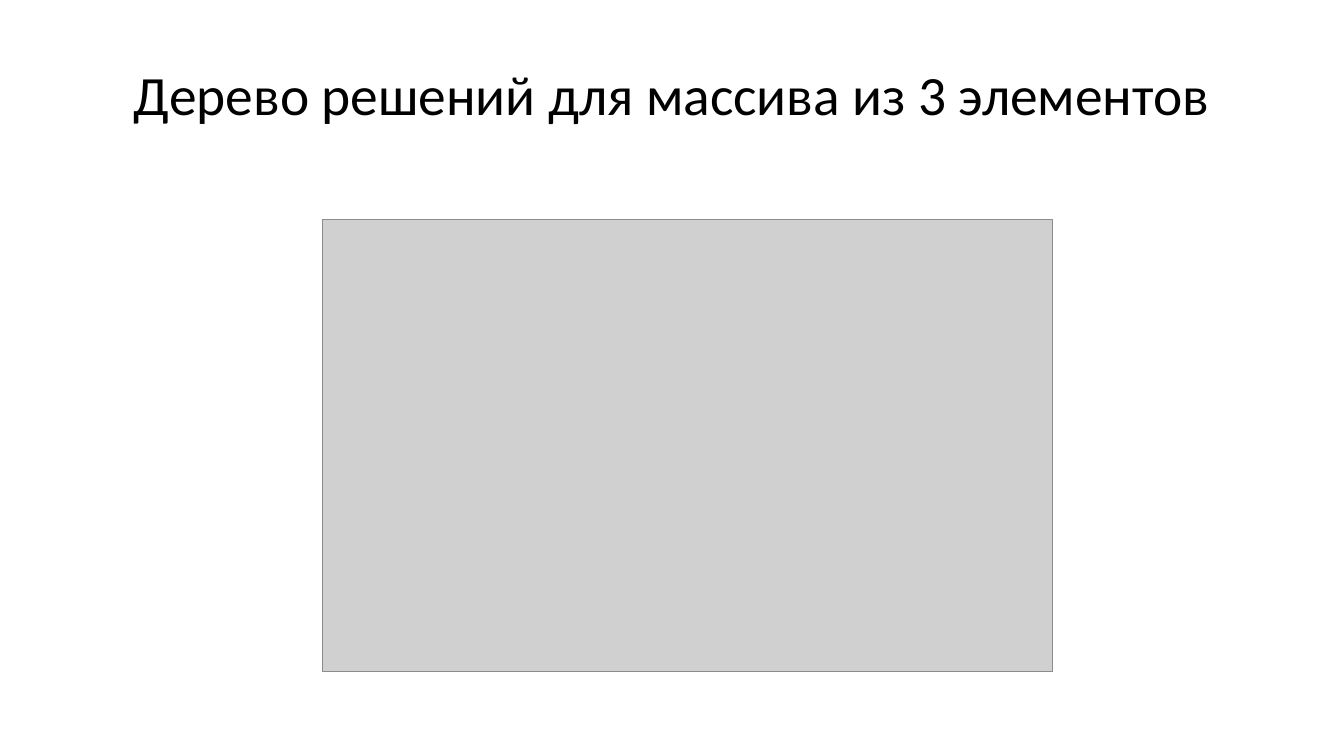
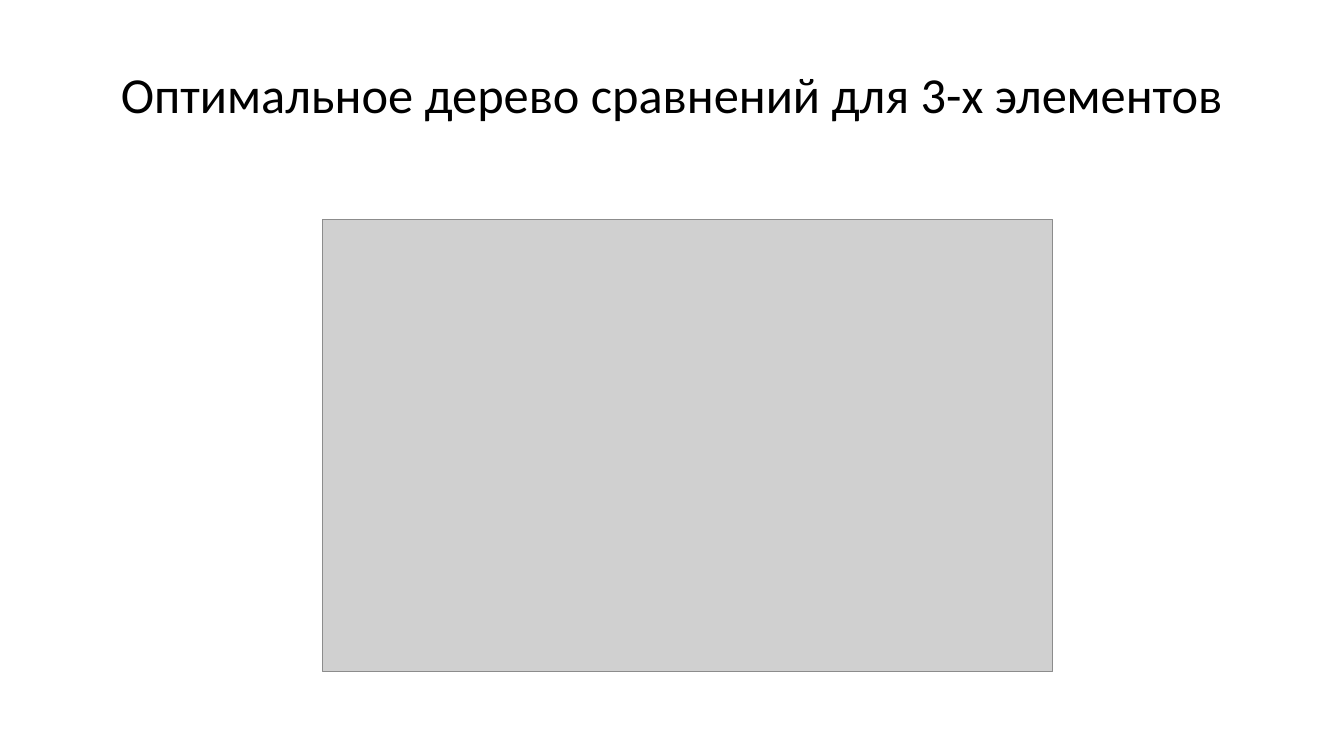
Before and after one commit to Evgueni-Petrov-aka-espetrov/Algorithms-and-Programming-in-C-pptx, a slide deck: slide 113 of 13 Сортировка.pptx (slide 55 before the commit). Drawn at 1344x756 pixels with LibreOffice and Linux fonts; fonts in the diff are those of the drawing; grey boxes stand for pictures. Boxes give left, top, right and bottom in pixels: in the first picture for what was removed or moved away, otherwise in the second. Text is boxed around its words. In the diff, an @@ line names an element or a change of style, - is before the commit and + after.

Commit message:
разбил на слои; добавил красивые картинки, написал красивый код, добавил пример с деревом сравнений

```diff
--- a/13 Сортировка.pptx
+++ b/13 Сортировка.pptx
@@ title at [121, 79, 1223, 122]: text changed; size 39.6 to 36 pt @@
-Дерево решений для массива из 3 элементов
+Оптимальное дерево сравнений для 3-х элементов
```
Also in this commit, not shown: 15 other slides changed, 104 slides added, 9 slides removed.
